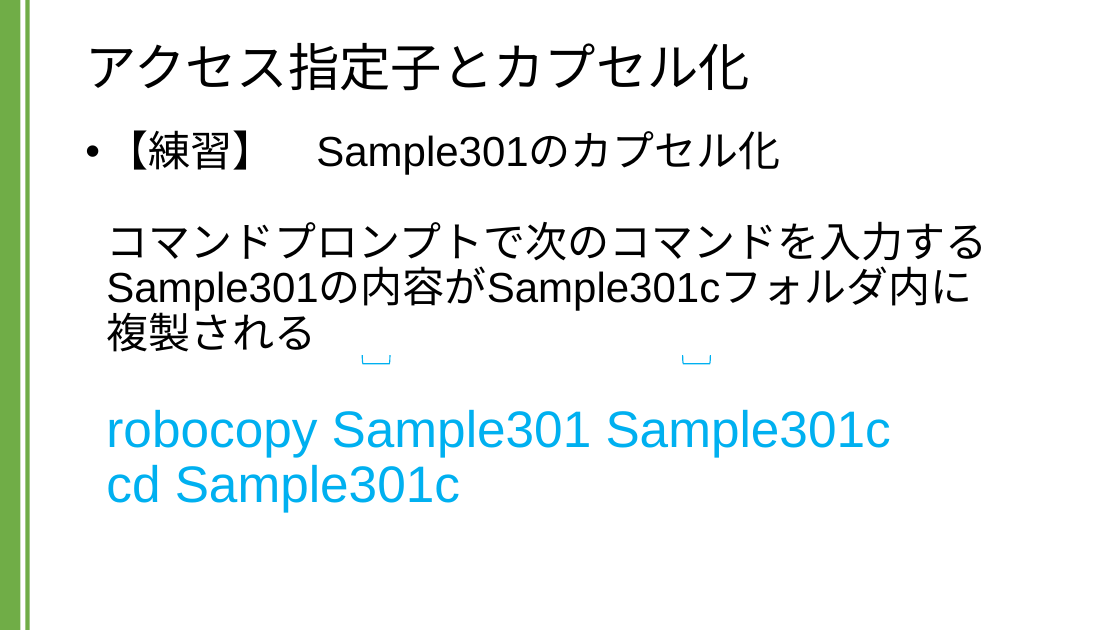
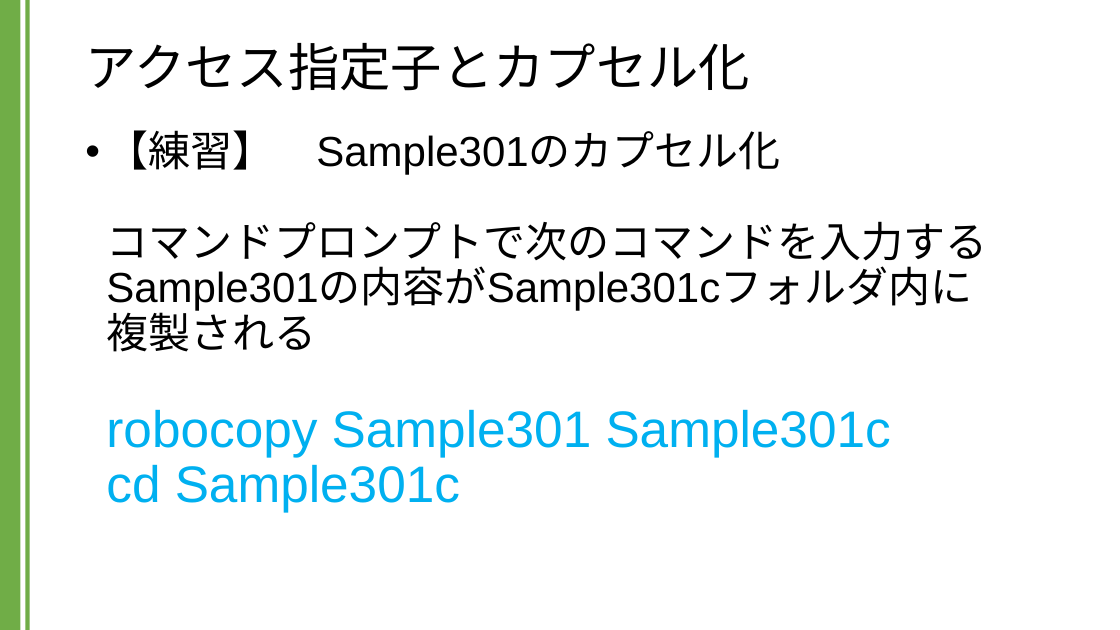
Before and after one commit to kic-murata/cpp2024, a slide deck: slide 22 of 授業資料/講義資料：アクセス指定子とカプセル化.pptx. Drawn at 1120x630 pixels with LibreOffice and Linux fonts; fonts in the diff are those of the drawing. Boxes give left, top, right and bottom in pixels: in the first picture for what was removed or moved away, otherwise in the second. Text is boxed around its words. In the diff, an @@ line names an element or a change of style, - is before the commit and + after.

```diff
--- a/授業資料/講義資料：アクセス指定子とカプセル化.pptx
+++ b/授業資料/講義資料：アクセス指定子とカプセル化.pptx
@@ left bracket removed at (x1=363, y1=355, x2=390, y2=363) @@
@@ left bracket removed at (x1=683, y1=355, x2=710, y2=363) @@
```
Also in this commit, not shown: 1 other slide changed, 1 slide added, 11 other files.
